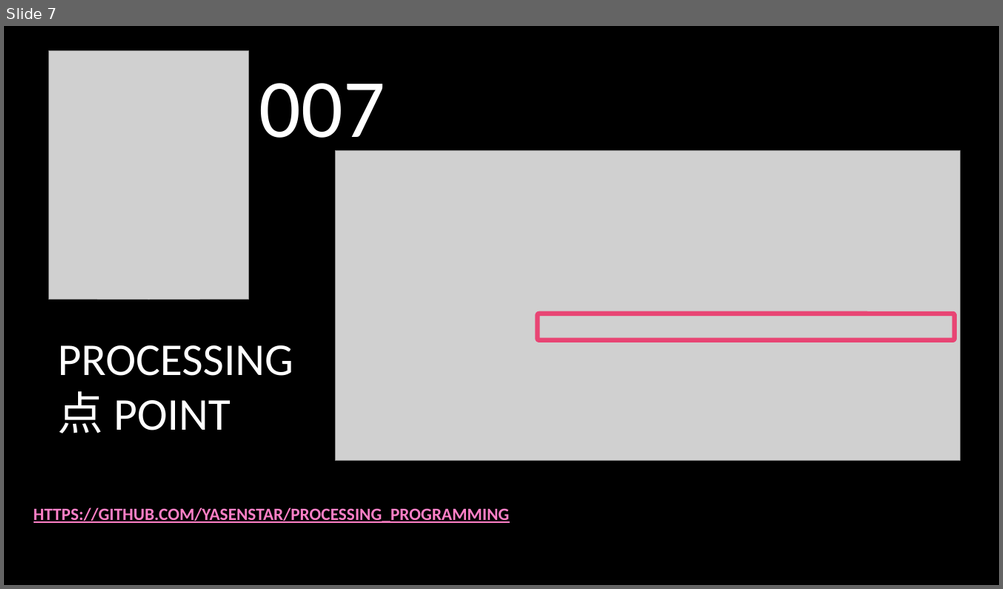
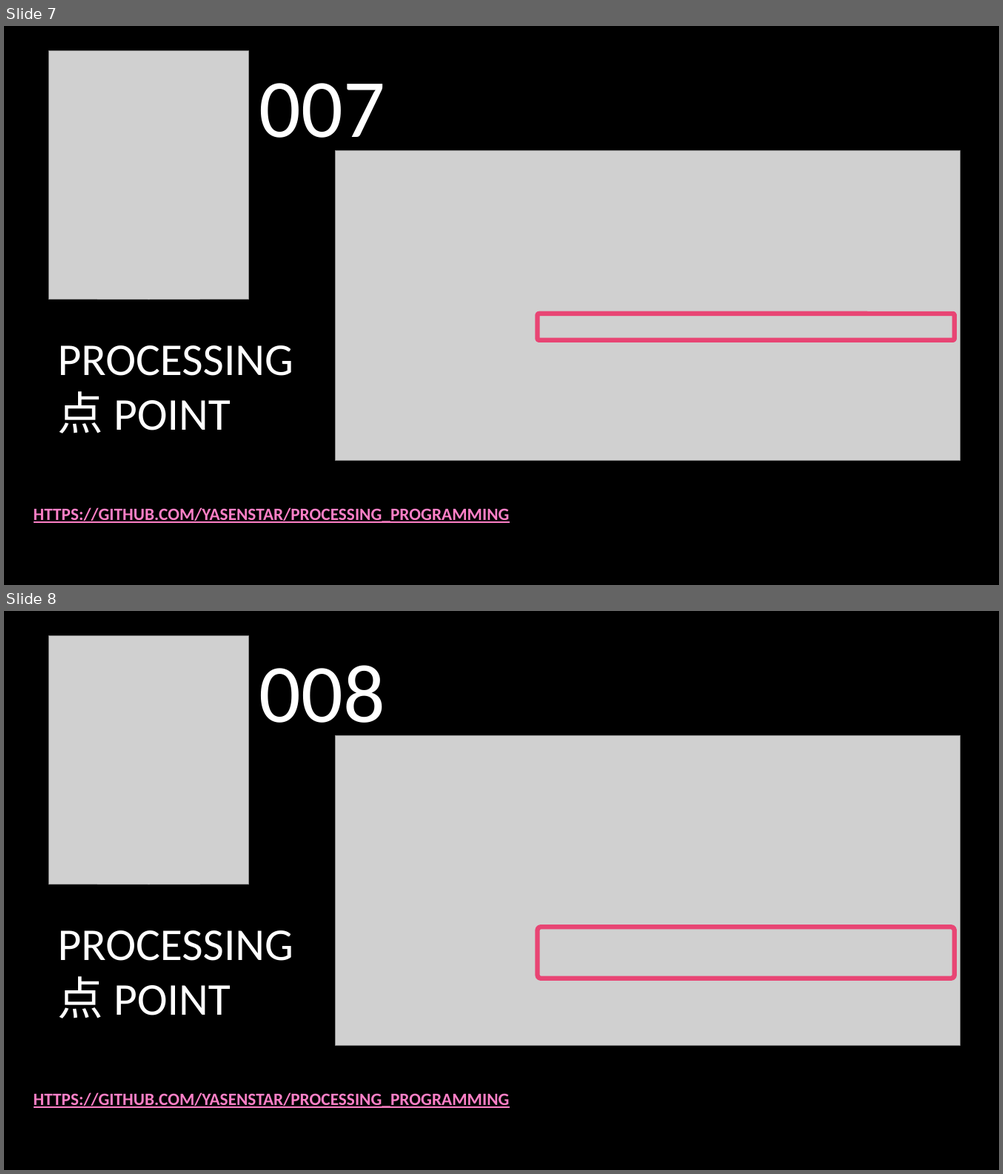
Before and after one commit to yasenstar/Processing_Programming, a slide deck: Processing_创意编程.pptx. Shown one above the other, each under a label of ours: slide 7 before the commit, slides 7 and 8 after it. The pictures are 1003x589 and 1003x1174 pixels, drawn with LibreOffice and Linux fonts; fonts in the diff are those of the drawing; grey boxes stand for pictures; background and template pictures are left out. Boxes give left, top, right and bottom in pixels: in the first picture for what was removed or moved away, otherwise in the second. Text is boxed around its words. In the diff, an @@ line names an element or a change of style, - is before the commit and + after.

```diff
--- a/Processing_创意编程.pptx
+++ b/Processing_创意编程.pptx
@@ slide 8 added at box(4, 611, 999, 1170), background picture (left out) @@
@@ picture added at box(48, 635, 248, 885) @@
@@ text added at box(259, 665, 385, 742), 80 pt, text #FFFFFF @@
+008
@@ picture added at box(336, 735, 960, 1046) @@
@@ title added at box(58, 931, 293, 1019), 44 pt, text #FFFFFF @@
+PROCESSING
+点 POINT
@@ rounded rectangle added at box(538, 927, 955, 979), outline #E84574 4.5 pt @@
@@ text added at box(34, 1093, 509, 1108), 16.6 pt, text #FE80C7, bold, underline @@
+HTTPS://GITHUB.COM/YASENSTAR/PROCESSING_PROGRAMMING
```
Also in this commit, not shown: 1 other slide added.
